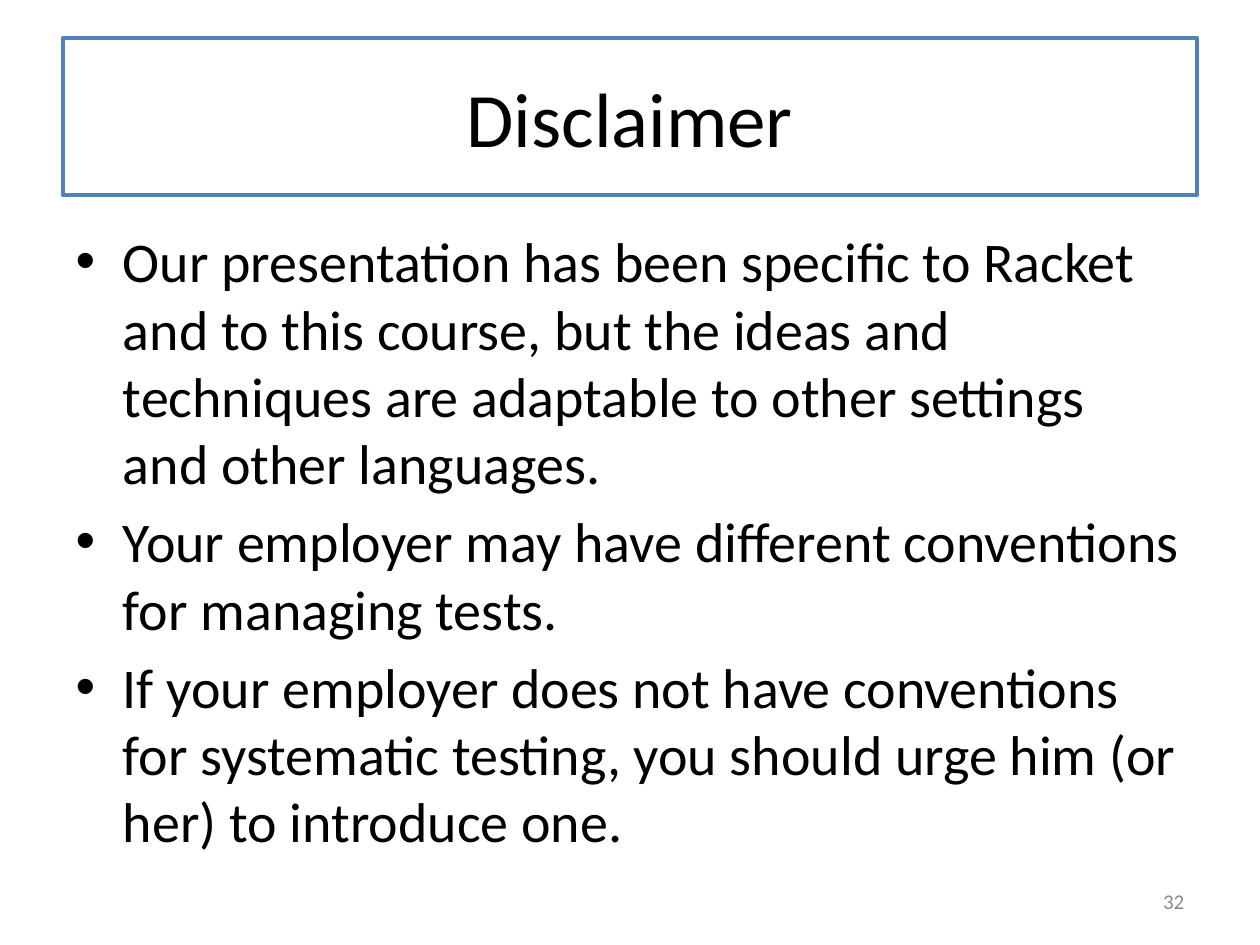
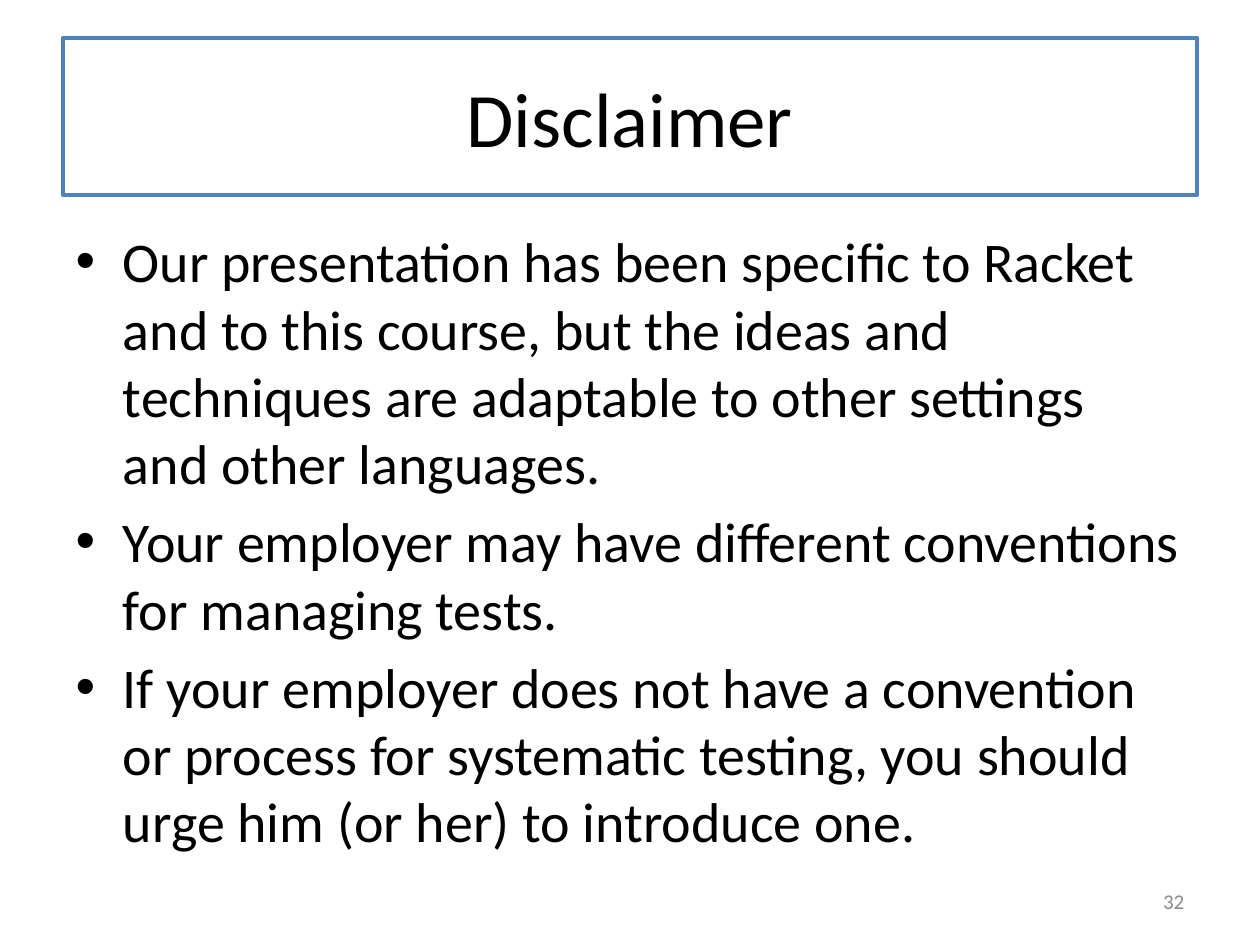
Before and after one commit to mwand/cs5010f17, a slide deck: slide 32 of Slides/Lesson 2.4 Testing.pptx. Drawn at 1260x945 pixels with LibreOffice and Linux fonts; fonts in the diff are those of the drawing. Boxes give left, top, right and bottom in pixels: in the first picture for what was removed or moved away, otherwise in the second. Text is boxed around its words. In the diff, an @@ line names an element or a change of style, - is before the commit and + after.

```diff
--- a/Slides/Lesson 2.4 Testing.pptx
+++ b/Slides/Lesson 2.4 Testing.pptx
@@ text at (123,669,1136,852): text changed @@
-• If your employer does not have conventions for systematic testing, you should urge him (or her) to introduce one.
+• If your employer does not have a convention or process for systematic testing, you should urge him (or her) to introduce one.
```
Also in this commit, not shown: 2 other slides changed, 8 other files.
